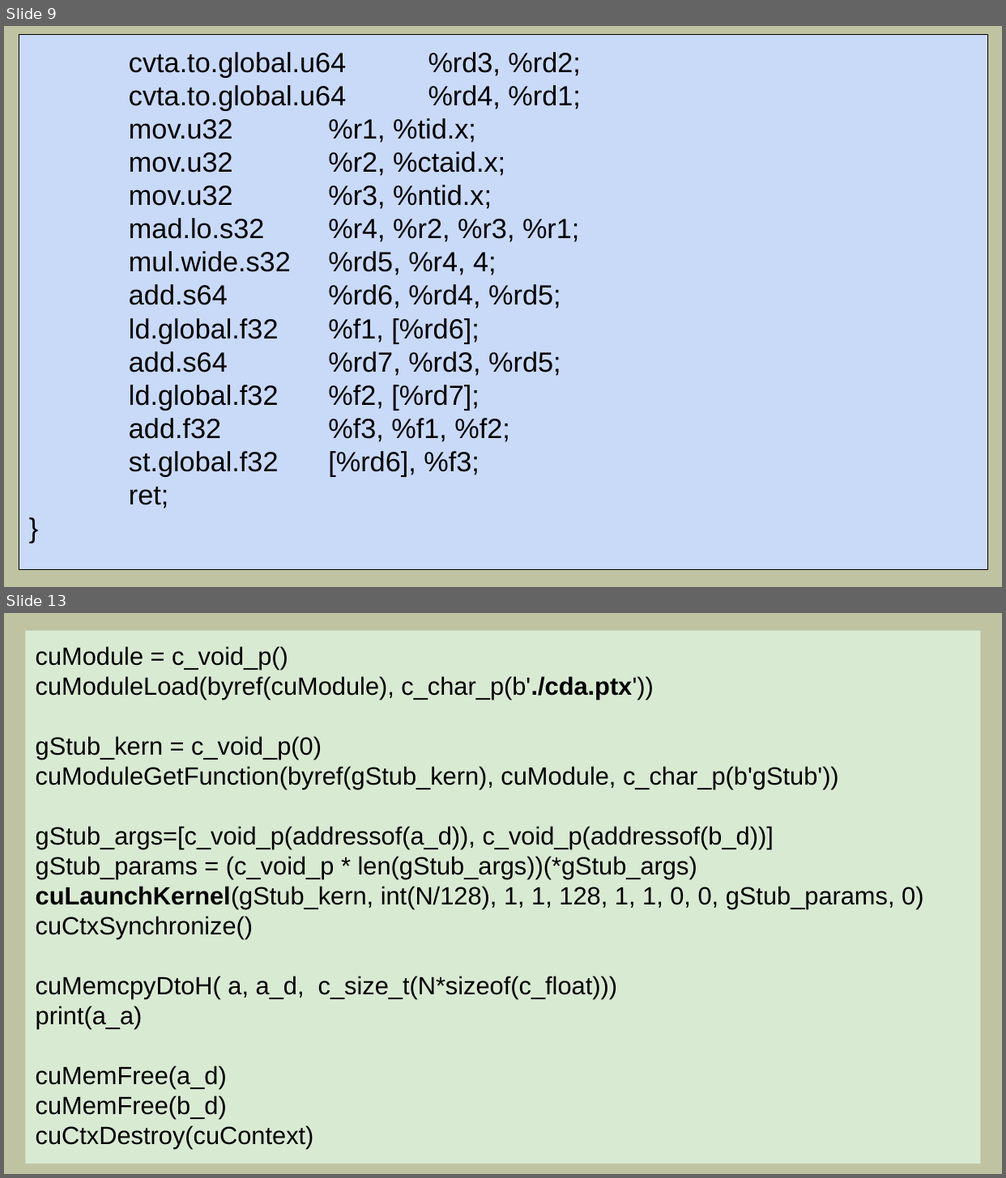
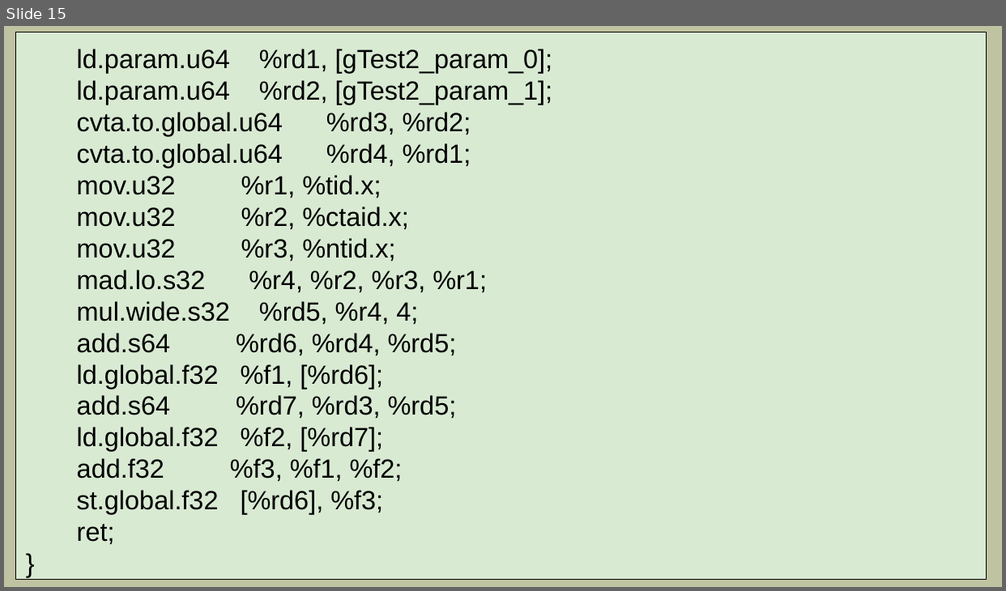
Before and after one commit to mlkv52/sibsutis_cuda_bachelors-2025, a slide deck: Лекции/pptx/Лекция8-ПГП-2025.pptx. Shown one above the other, each under a label of ours: slides 9 and 13 before the commit, slide 15 after it; the slides between them are not shown. The pictures are 1006x1178 and 1006x591 pixels, drawn with LibreOffice and Linux fonts; fonts in the diff are those of the drawing. Boxes give left, top, right and bottom in pixels: in the first picture for what was removed or moved away, otherwise in the second. Text is boxed around its words. In the diff, an @@ line names an element or a change of style, - is before the commit and + after.

```diff
--- a/Лекции/pptx/Лекция8-ПГП-2025.pptx
+++ b/Лекции/pptx/Лекция8-ПГП-2025.pptx
@@ slide 13 removed at bbox=[4, 613, 1002, 1174], background #C0C3A1 @@
@@ rectangle removed at bbox=[25, 631, 980, 1165] @@
-cuModule = c_void_p()
-cuModuleLoad(byref(cuModule), c_char_p(b'./cda.ptx'))
-gStub_kern = c_void_p(0)
-cuModuleGetFunction(byref(gStub_kern), cuModule, c_char_p(b'gStub'))
-gStub_args=[c_void_p(addressof(a_d)), c_void_p(addressof(b_d))]
-gStub_params = (c_void_p * len(gStub_args))(*gStub_args)
-cuLaunchKernel(gStub_kern, int(N/128), 1, 1, 128, 1, 1, 0, 0, gStub_params, 0)
-cuCtxSynchronize()
-cuMemcpyDtoH( a, a_d, c_size_t(N*sizeof(c_float)))
-print(a_a)
-cuMemFree(a_d)
-cuMemFree(b_d)
-cuCtxDestroy(cuContext)
@@ what was slide 9 is now slide 15 @@
@@ slide 15 changed as well @@
@@ rectangle "ld.param.u64 %rd1, [gTest2_param_0];": place and size @@
-rectangle "ld.param.u64 %rd1, [gTest2_param_0];" at bbox=[19, 35, 988, 570]
+rectangle "ld.param.u64 %rd1, [gTest2_param_0];" at bbox=[16, 32, 986, 580]
@@ rectangle "ld.param.u64 %rd1, [gTest2_param_0];" at bbox=[16, 32, 986, 580]: fill #C9DAF8 to #D9EAD3 @@
@@ text in rectangle at bbox=[77, 49, 553, 105]: paragraphs added @@
+ld.param.u64 %rd1, [gTest2_param_0];
+ld.param.u64 %rd2, [gTest2_param_1];
@@ text in rectangle at bbox=[77, 112, 487, 544]: size 20 to 19 pt in "cvta.to.global.u64 %rd3, %rd2;", "cvta.to.global.u64 %rd4, %rd1;", "mov.u32 %r1, %tid.x;", "mov.u32 %r2, %ctaid.x;" and 11 more places @@
```
Also in this commit, not shown: 4 other slides changed, 26 slides added, 8 other slides removed, 6 other files.
